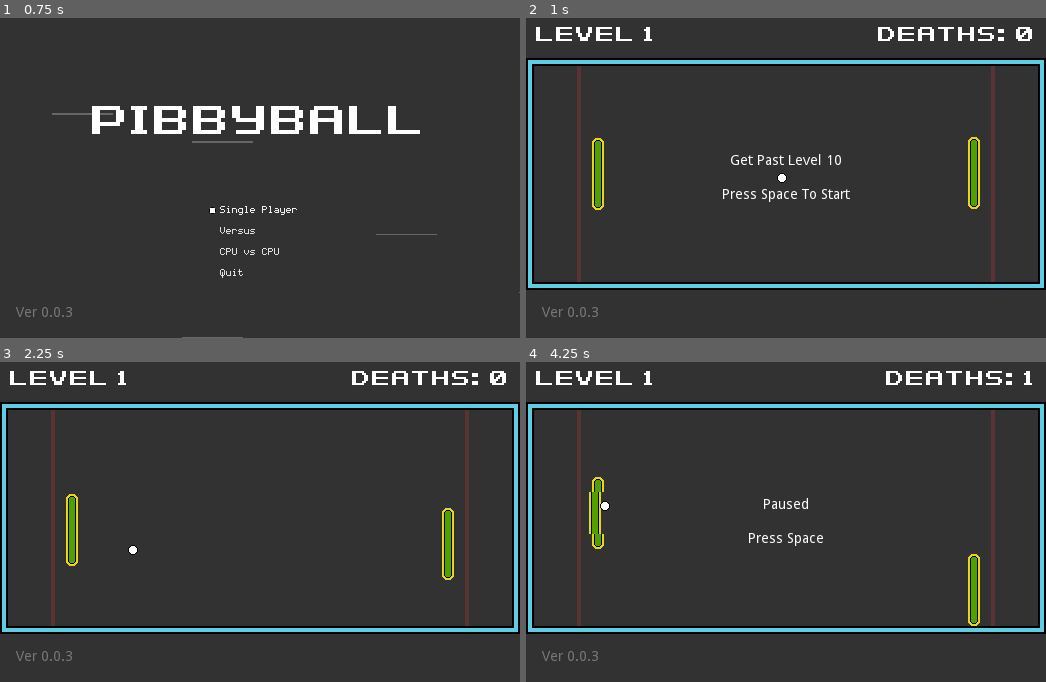
Above: before the commit, frames 1-4 (two rows, left to right).
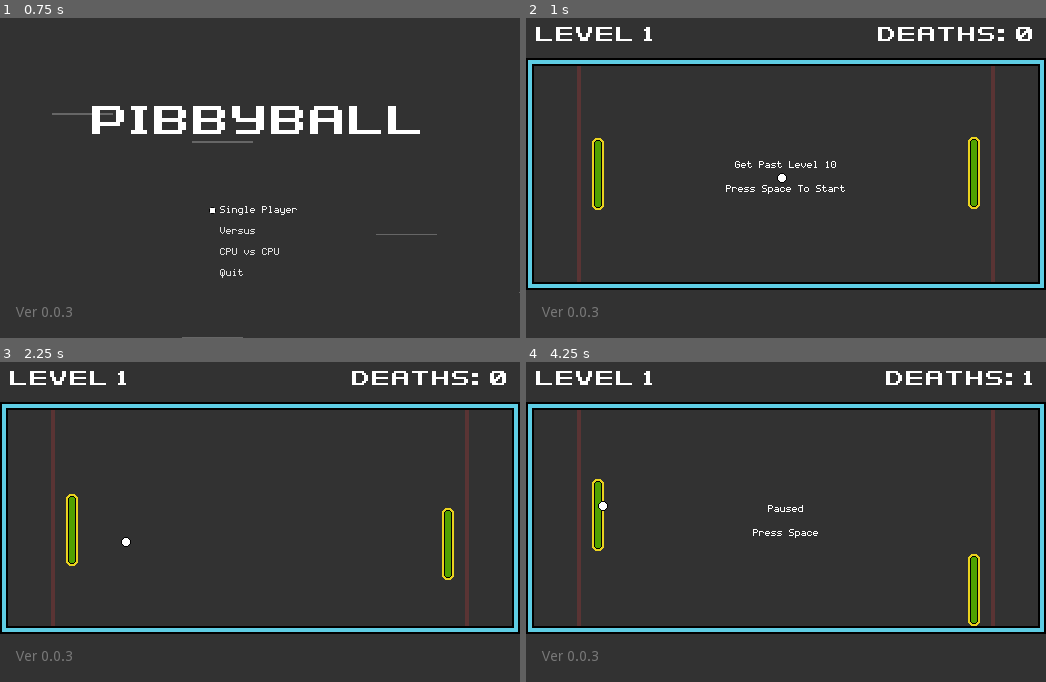
Above: after the commit, the same moments.

Repository: tkshehan/_pong
Game: Godot game, scene res://Main.tscn
Same seed, same stepped clock (60 frames per second), same inputs: the game is played once before the commit and once after it. Sound files missing from this copy of the repository are replaced by a short silence.
Inputs:
- Up to frame 1 (0.75 s): tap Space (pause) at 0.5 s; hold Up (move_up) from 0.53 s (still down)
- Up to frame 2 (1 s): keep holding Up (move_up); tap Enter (ui_accept) at 0.77 s
- Up to frame 3 (2.25 s): tap Space (pause) at 1.25 s; release Up (move_up) at 1.28 s; hold Down (move_down) 1.28-2.03 s; tap Enter (ui_accept) at 1.52 s; hold Up (move_up) from 2.03 s (still down)
- Up to frame 4 (4.25 s): tap Enter (ui_accept) at 3.02, 3.77 s; release Up (move_up) at 3.53 s; hold Down (move_down) from 3.53 s (still down); tap Space (pause) at 4.15 s

Frame 1 is identical in both runs. In frame 2, 0.7% of the frame differs, in the area x 37-63%, y 42-58%; in frame 3, less than 0.1%; in frame 4, 0.8%, in the area x 12-58%, y 35-60%.

Commit message:
major rework of physics systems and hit detection

Diff:
--- a/Game/Actors/AIPaddle.gd
+++ b/Game/Actors/AIPaddle.gd
@@ -4,7 +4,7 @@
 var target = self
 var difficulty = 1
 var handicap = 10
-var grace_hits
+var grace_hits = 3
 
 var default_max_speed = 400
 var default_acceleration = 0.15
@@ -44,7 +44,7 @@
 		direction.y = 1 if direction_of_target.y > 0 else -1
 	return direction
 
-func on_bounce():
+func on_hit():
 	if grace_hits > 0:
 		grace_hits -= 1
 	else:
--- a/Game/Actors/Paddle.gd
+++ b/Game/Actors/Paddle.gd
@@ -7,18 +7,22 @@
 const FRICTION = 0.333
 var max_speed = 500
 
-var fixed_x = get_position().x
-var grip_position = fixed_x + 4
+var current_ball
 
-var connected_ball
-var stored_velocity = 0
+var collision
+var fixed_x
 
 func _ready() -> void:
 	pass
 
+func _init():
+	fixed_x = position.x
+
 func _physics_process(delta: float) -> void:
 	velocity = calculate_velocity(get_direction())
-	var _err = move_and_collide(velocity * delta)
+	collision = move_and_collide(velocity * delta)
+	position.x = fixed_x
+
 
 func calculate_velocity(_direction: Vector2):
 	return Vector2(
@@ -36,20 +40,16 @@
 	return direction
 
 func _on_PaddleCenter_body_entered(body: Node):
-	if (connected_ball != body):
-		var _err = body.connect("end_stop", self, "_on_ball_move")
-		connected_ball = body
-
-	body.hit_stop()
-	body.set_global_position(Vector2(grip_position - 10,body.get_global_position().y))
+	if current_ball != body:
+		var _err = body.connect("end_stop", self, "_on_PaddleCenter_body_exited", [body])
+		current_ball = body
 	$Sprite.set_frame(1)
 	if abs(body.velocity.x / 2000) > 0.3:
 		$AudioStreamPlayer.play()
 
-func _on_ball_move():
+func _on_PaddleCenter_body_exited(_body: Node) -> void:
 	$Sprite.set_frame(0)
-	set_global_position(Vector2(fixed_x, get_global_position().y))
 	$AudioStreamPlayer.stop()
 
-func set_grip_position_offset(offset = 4):
-	grip_position = fixed_x + offset
+func _on_hit():
+	pass
--- a/Game/Actors/Paddle.tscn
+++ b/Game/Actors/Paddle.tscn
@@ -5,10 +5,11 @@
 [ext_resource path="res://assets/sfx/Rev-Mid_01.wav" type="AudioStream" id=3]
 
 [sub_resource type="RectangleShape2D" id=1]
-extents = Vector2( 6, 23 )
+extents = Vector2( 2, 20 )
 
 [node name="Paddle" type="KinematicBody2D"]
 collision_layer = 2
+collision_mask = 5
 collision/safe_margin = 0.3
 script = ExtResource( 2 )
 
@@ -16,20 +17,28 @@
 texture = ExtResource( 1 )
 hframes = 2
 
+[node name="PaddleBumper" type="StaticBody2D" parent="."]
+collision_layer = 16
+collision_mask = 4
+
+[node name="CollisionShape2D" type="CollisionShape2D" parent="PaddleBumper"]
+position = Vector2( 2, 0 )
+shape = SubResource( 1 )
+
 [node name="PaddleCenter" type="Area2D" parent="."]
-gravity = 0.0
-linear_damp = 0.0
-priority = 1.0
-collision_layer = 2
+position = Vector2( -5, 0 )
+collision_layer = 16
 collision_mask = 4
 
 [node name="CollisionShape2D" type="CollisionShape2D" parent="PaddleCenter"]
+position = Vector2( 3, 0 )
 shape = SubResource( 1 )
 
 [node name="CollisionPolygon2D" type="CollisionPolygon2D" parent="."]
-polygon = PoolVector2Array( 6, 33, 6, -33, 3, -36, -3, -36, -6, -33, -6, -21, -1, -21, -1, 21, -6, 21, -6, 33, -3, 36, 3, 36 )
+polygon = PoolVector2Array( 6, 33, 6, -33, 3, -36, -3, -36, -6, -33, -6, -21, 4, -21, 4, 21, -6, 21, -6, 33, -3, 36, 3, 36 )
 
 [node name="AudioStreamPlayer" type="AudioStreamPlayer" parent="."]
 stream = ExtResource( 3 )
 volume_db = -15.146
 [connection signal="body_entered" from="PaddleCenter" to="." method="_on_PaddleCenter_body_entered"]
+[connection signal="body_exited" from="PaddleCenter" to="." method="_on_PaddleCenter_body_exited"]
--- a/Game/Ball.gd
+++ b/Game/Ball.gd
@@ -1,8 +1,12 @@
 extends KinematicBody2D
+class_name Ball
 
 var velocity = Vector2(1, 0)
 var in_net = false
 var waiting_destruction = false
+
+var collider = null
+var is_stopped = false
 
 const MAX_VELOCITY = Vector2(3000.0, 200.0)
 var min_velocity = Vector2(0,0)
@@ -25,22 +29,36 @@
 		$Sprite.queue_free()
 		emit_signal("end_stop")
 		waiting_destruction = true
-		if velocity.x / 2000 > 0.2:
+		if abs(velocity.x) / 2000 > 0.2:
 			$GoalSounds.play()
 			var _err = $GoalSounds.connect("finished", self, "queue_free")
 		else:
 			var _err = $BounceSounds.connect("finished", self, "queue_free")
 		return
 
-	var collision = move_and_collide(velocity * delta)
+	if is_stopped and $Timer.is_stopped():
+		if collider.get_direction().y != 0:
+			velocity.y = MAX_VELOCITY.y * collider.get_direction().y
+		is_stopped = false
+
+	var collision = move_and_collide(velocity * delta, false)
 	if collision != null:
-		if collision.collider is AIPaddle:
-			collision.collider.on_bounce()
+		collider = collision.collider
 		play_sfx()
 		var bounce_direction = collision.get_normal()
 		var collider_velocity = collision.get_collider_velocity()
 		velocity = velocity.bounce(bounce_direction)
 		velocity += collider_velocity
+
+		if collider is AIPaddle:
+			collider.on_hit()
+
+		if collider.get_parent() is Paddle:
+			collider = collider.get_parent()
+			is_stopped = true
+			hit_stop()
+			if collider is AIPaddle:
+				collider.on_hit()
 
 	var y_dir = 1 if velocity.y > 0 else -1
 	var x_dir = 1 if velocity.x > 0 else -1
--- a/Game/Ball.tscn
+++ b/Game/Ball.tscn
@@ -11,7 +11,7 @@
 
 [node name="Ball" type="KinematicBody2D"]
 collision_layer = 4
-collision_mask = 15
+collision_mask = 31
 collision/safe_margin = 0.2
 script = ExtResource( 2 )
 
--- a/Game/Game.tscn
+++ b/Game/Game.tscn
@@ -35,7 +35,7 @@
 
 [node name="Paddle_L" parent="World" instance=ExtResource( 3 )]
 position = Vector2( 72, 156 )
-rotation = -3.14159
+rotation = 3.14159
 
 [node name="Paddle_R" parent="World" instance=ExtResource( 3 )]
 position = Vector2( 448, 155 )
--- a/Game/World.gd
+++ b/Game/World.gd
@@ -24,7 +24,7 @@
 		$Paddle_R.set_script(PlayerPaddle)
 		$Paddle_R.player_ID = "P2"
 
-	$Paddle_L.set_grip_position_offset(17)
+#	$Paddle_L.set_grip_position_offset(17)
 
 func _on_Net_L_goal() -> void:
 	emit_signal("goal", "left")
--- a/PauseMenu.tscn
+++ b/PauseMenu.tscn
@@ -1,6 +1,10 @@
-[gd_scene load_steps=2 format=2]
+[gd_scene load_steps=4 format=2]
 
 [ext_resource path="res://PauseMenu.gd" type="Script" id=1]
+[ext_resource path="res://assets/fonts/Coder's Crux.ttf" type="DynamicFontData" id=2]
+
+[sub_resource type="DynamicFont" id=1]
+font_data = ExtResource( 2 )
 
 [node name="PauseMenu" type="Popup"]
 pause_mode = 2
@@ -15,6 +19,7 @@
 [node name="Label" type="Label" parent="."]
 anchor_right = 1.0
 anchor_bottom = 1.0
+custom_fonts/font = SubResource( 1 )
 text = "Paused
 
 Press Space"
--- a/project.godot
+++ b/project.godot
@@ -15,6 +15,11 @@
 "path": "res://Game/Actors/AIPaddle.gd"
 }, {
 "base": "KinematicBody2D",
+"class": "Ball",
+"language": "GDScript",
+"path": "res://Game/Ball.gd"
+}, {
+"base": "KinematicBody2D",
 "class": "Paddle",
 "language": "GDScript",
 "path": "res://Game/Actors/Paddle.gd"
@@ -26,6 +31,7 @@
 } ]
 _global_script_class_icons={
 "AIPaddle": "",
+"Ball": "",
 "Paddle": "",
 "PlayerPaddle": ""
 }
@@ -95,6 +101,7 @@
 2d_physics/layer_2="paddle"
 2d_physics/layer_3="ball"
 2d_physics/layer_4="net"
+2d_physics/layer_5="bumper"
 
 [rendering]
 
Not shown, changed: .mono/metadata/ide_server_meta.txt
Not shown, removed: PauseMenu.tscn.tmp
